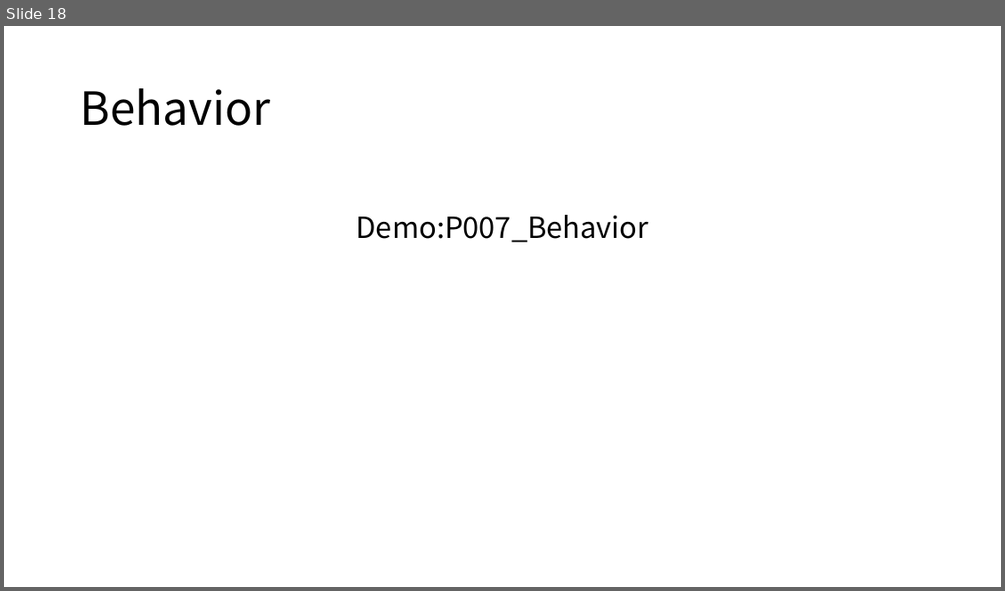
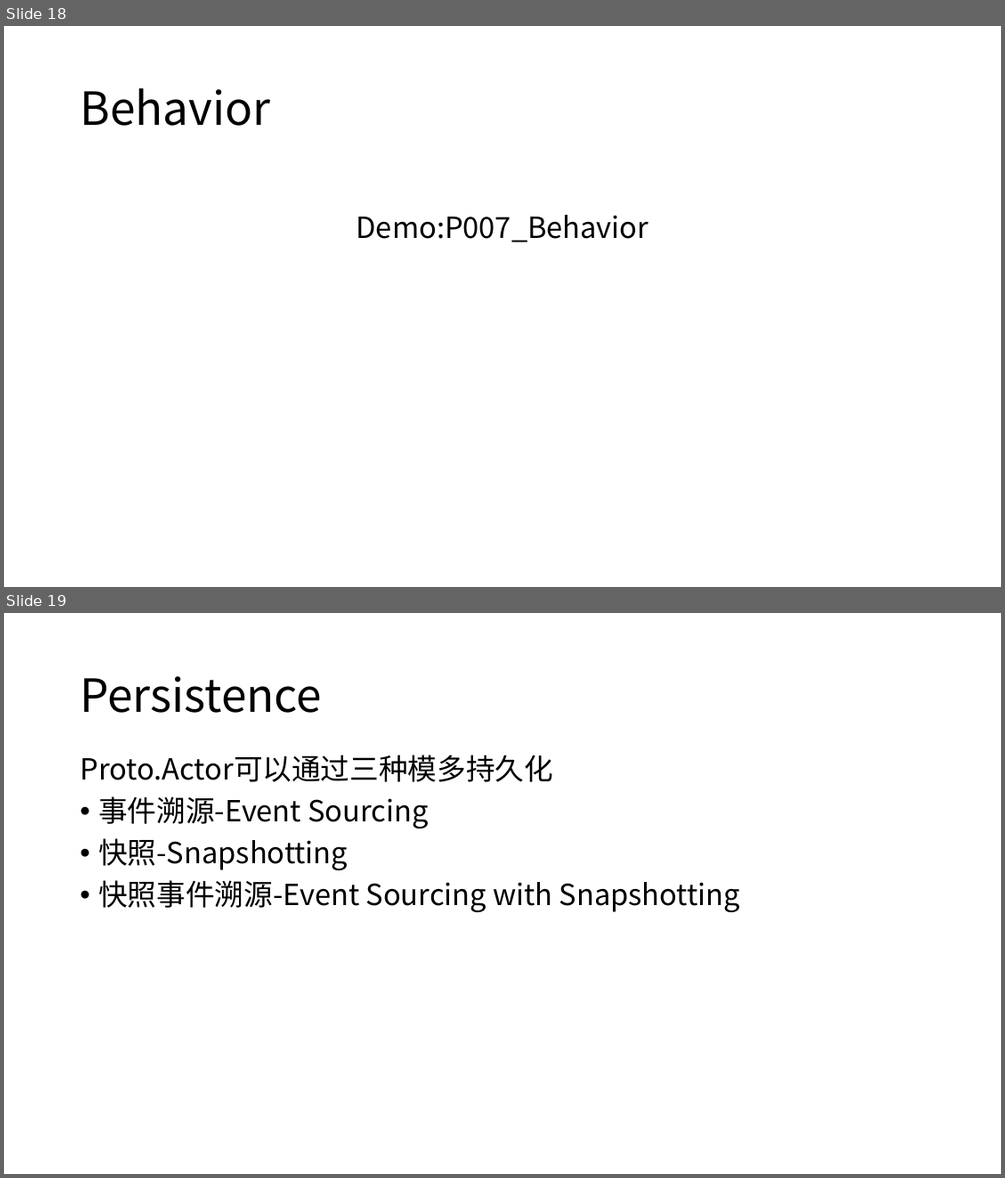
Before and after one commit to axzxs2001/ProtoActorSample, a slide deck: ProtoActorSample/Proto.Actor.pptx. Shown one above the other, each under a label of ours: slide 18 before the commit, slides 18 and 19 after it. The pictures are 1005x591 and 1005x1178 pixels, drawn with LibreOffice and Linux fonts; fonts in the diff are those of the drawing. Boxes give left, top, right and bottom in pixels: in the first picture for what was removed or moved away, otherwise in the second. Text is boxed around its words. In the diff, an @@ line names an element or a change of style, - is before the commit and + after.

Commit message:
测试持久化不同方式 整理PPT

```diff
--- a/ProtoActorSample/Proto.Actor.pptx
+++ b/ProtoActorSample/Proto.Actor.pptx
@@ slide 19 added at box(4, 613, 1001, 1174), background #FFFFFF @@
@@ title added at box(80, 676, 322, 713), 44 pt, text #000000 @@
+Persistence
@@ text added at box(80, 755, 740, 912), 28 pt, text #000000 @@
+Proto.Actor可以通过三种模多持久化
+• 事件溯源-Event Sourcing
+• 快照-Snapshotting
+• 快照事件溯源-Event Sourcing with Snapshotting
```
Also in this commit, not shown: 6 other slides added, 3 other files.
